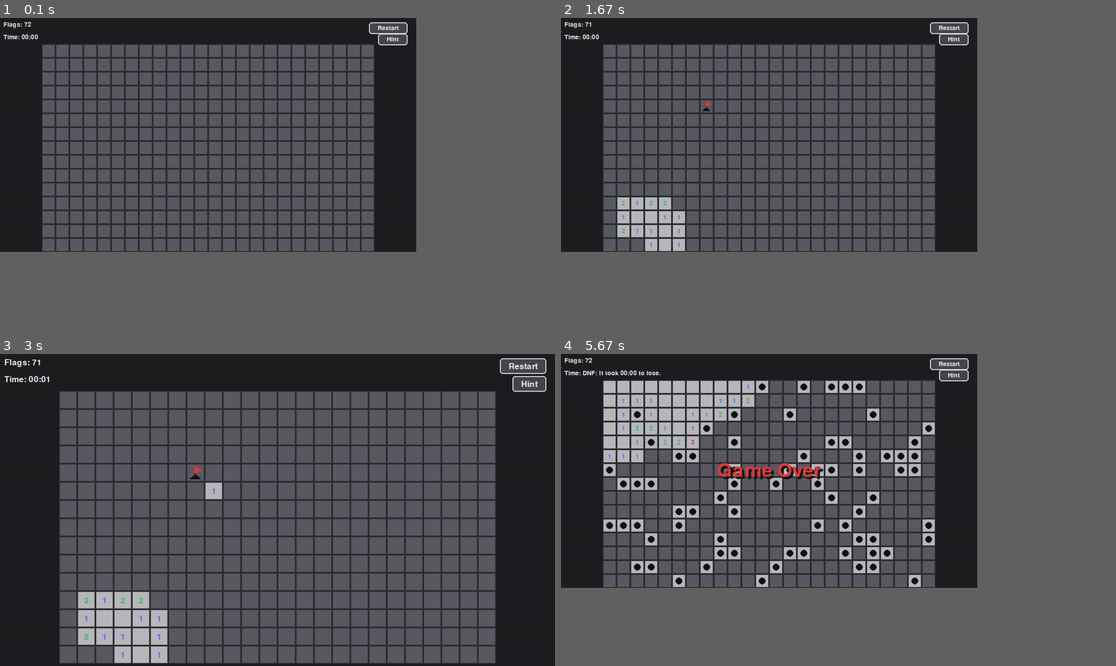
Above: before the commit, frames 1-4 (two rows, left to right).
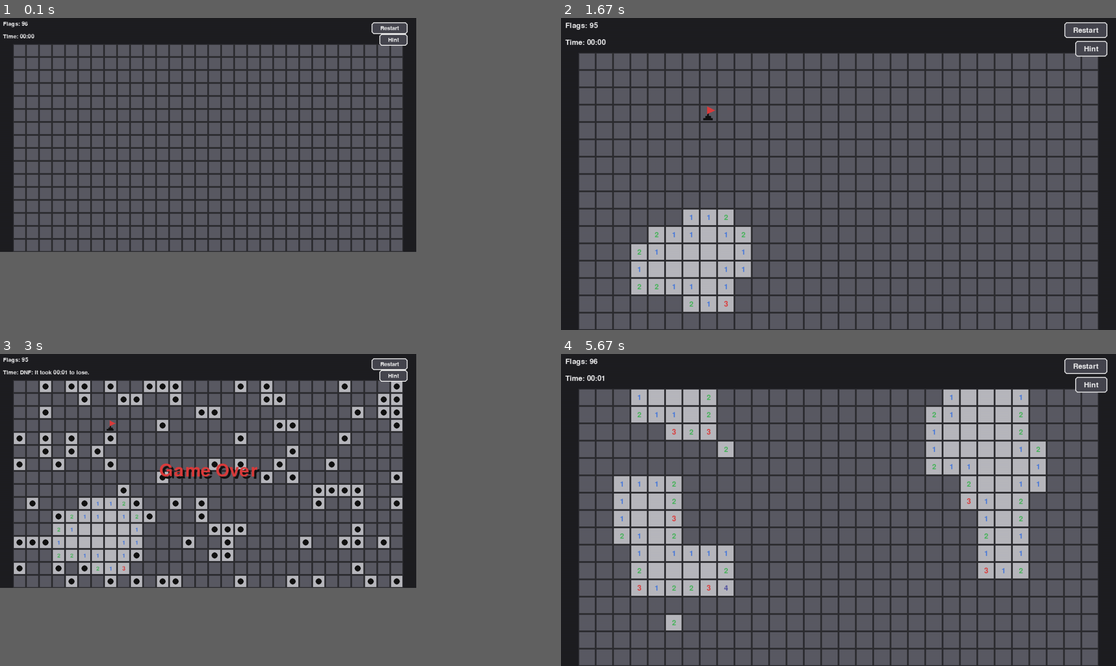
Above: after the commit, the same moments.

Repository: winandschaap/Mine_sweeper
Game: pygame game, started from main.py
Same seed, same stepped clock (60 frames per second), same inputs: the game is played once before the commit and once after it.
Inputs (mouse positions are in pixels of both pictures, inside the frame that each line leads up to):
- Up to frame 1 (0.1 s): no input
- Up to frame 2 (1.67 s): hold F11 0.33-0.8 s; tap F11 at 0.83 s; click (666, 245) at 1.22 s; right-click (705, 111) at 1.55 s
- Up to frame 3 (3 s): hold F11 1.83-2.3 s; click (205, 500) at 2.38 s
- Up to frame 4 (5.67 s): hold F11 3.17-3.63 s; click "Restart" at 3.72 s; click (955, 453) at 4.05 s; click (672, 403) at 4.38 s; click (705, 563) at 4.72 s; click (716, 453) at 5.05 s; click (672, 625) at 5.38 s
In our replay, in frame 2 the window is 900x506 before the commit and 1200x675 after it. These sizes can differ from the game's own. Grey fills any space a smaller window leaves; there, only what the larger window draws over its background counts as a difference.

The runs differ from the first frame. In frame 1, 21% of the frame differs, in the area x 0-74%, y 1-75%; in frame 2, 38%; in frame 3, 50%, in the area x 0-100%, y 0-100%; in frame 4, 48%.

Commit message:
Added rescaling of the playing window and the option to toggle full-screen mode with F11.

Diff:
--- a/game/board.py
+++ b/game/board.py
@@ -3,7 +3,6 @@
 from collections import deque
 from game.cell import Cell
 from game.types import Position, RevealResult
-
 
 class Board:
     _neighbor_caches: dict[
--- a/main.py
+++ b/main.py
@@ -3,9 +3,9 @@
 
 def main() -> None:
     game = PygameUI(
-        24,
-        15,
-        72    ,
+        30,
+        16,
+        96  ,
         no_check=False,
         fullscreen=False,
         window_scale=0.75,
--- a/ui/pygame_ui.py
+++ b/ui/pygame_ui.py
@@ -1,10 +1,37 @@
 import pygame
+import ctypes
+import ctypes.wintypes
 from game.game_state import GameState
 from game.types import GameStatus, Position
 from ui.buttons import create_restart_button, create_hint_button
-from ui.layout import create_layout, create_layout_for_window
+from ui.layout import create_layout, create_layout_for_window, Layout
 
 FPS = 60
+FULLSCREEN_TOGGLE_DEBOUNCE_MS = 750
+RESIZE_SUPPRESS_AFTER_TOGGLE_MS = 750
+WINDOW_POSITION_RESTORE_MS = 500
+SWP_NOSIZE = 0x0001
+SWP_NOZORDER = 0x0004
+
+USER32 = ctypes.WinDLL("user32", use_last_error=True)
+GET_WINDOW_RECT = getattr(USER32, "GetWindowRect")
+GET_WINDOW_RECT.argtypes = [
+    ctypes.wintypes.HWND,
+    ctypes.POINTER(ctypes.wintypes.RECT),
+]
+GET_WINDOW_RECT.restype = ctypes.wintypes.BOOL
+
+SET_WINDOW_POS = getattr(USER32, "SetWindowPos")
+SET_WINDOW_POS.argtypes = [
+    ctypes.wintypes.HWND,
+    ctypes.wintypes.HWND,
+    ctypes.c_int,
+    ctypes.c_int,
+    ctypes.c_int,
+    ctypes.c_int,
+    ctypes.wintypes.UINT,
+]
+SET_WINDOW_POS.restype = ctypes.wintypes.BOOL
 
 # Give RGB values for needed values
 BG = (30, 30, 35)
@@ -26,6 +53,63 @@
 
     display_info = pygame.display.Info()
     return display_info.current_w, display_info.current_h
+
+
+def get_desktop_size() -> tuple[int, int]:
+    if not pygame.display.get_init():
+        pygame.display.init()
+
+    desktop_sizes = pygame.display.get_desktop_sizes()
+    if desktop_sizes:
+        return desktop_sizes[0]
+
+    return get_display_size()
+
+
+def get_display_window_position() -> tuple[int, int] | None:
+    hwnd = pygame.display.get_wm_info().get("window")
+    if not hwnd:
+        return None
+
+    rect = ctypes.wintypes.RECT()
+    if not GET_WINDOW_RECT(hwnd, ctypes.byref(rect)):
+        return None
+
+    return rect.left, rect.top
+
+
+def clamp_window_position(
+        position: tuple[int, int],
+        window_size: tuple[int, int],
+) -> tuple[int, int]:
+    desktop_width, desktop_height = get_desktop_size()
+    window_width, window_height = window_size
+    max_x = max(0, desktop_width - window_width)
+    max_y = max(0, desktop_height - window_height)
+    x, y = position
+
+    return (
+        max(0, min(x, max_x)),
+        max(0, min(y, max_y)),
+    )
+
+
+def move_display_window(position: tuple[int, int]) -> None:
+    hwnd = pygame.display.get_wm_info().get("window")
+    if not hwnd:
+        return
+
+    x, y = position
+    SET_WINDOW_POS(
+        hwnd,
+        None,
+        x,
+        y,
+        0,
+        0,
+        SWP_NOSIZE | SWP_NOZORDER,
+    )
+
 
 class PygameUI:
     def __init__(
@@ -60,9 +144,22 @@
             requested_layout.window_width,
             requested_layout.window_height,
         )
+        self.windowed_position: tuple[int, int] | None = None
         self.no_check = no_check
         self.game = GameState(width, height, mine_count, self.no_check)
 
+        # Declare the variables, to be overwritten py self.apply_layout()
+        self.layout: Layout = Layout(1,1,1,1,1,1,1,1,1,1,1,1)
+        self.cell_size: int = 1
+        self.top_bar_height: int = 1
+        self.screen_width: int = 1
+        self.screen_height: int = 1
+
+        self.font = pygame.font.SysFont(None, 24)
+        self.big_font = pygame.font.SysFont(None, 48)
+        self.background_big_font = pygame.font.SysFont(None, 48)
+        self.buttons = []
+
         self.screen = self.create_display_surface()
         self.apply_layout()
 
@@ -70,13 +167,27 @@
 
         self.clock = pygame.time.Clock()
         self.running = True
+        self.last_fullscreen_toggle_ms = 0
+        self.ignore_resize_until_ms = 0
+        self.f11_is_down = False
+        self.restore_window_position: tuple[int, int] | None = None
+        self.restore_window_position_until_ms = 0
 
     def create_display_surface(self) -> pygame.Surface:
+        def set_mode(size: tuple[int, int], flags: int) -> pygame.Surface:
+            try:
+                return pygame.display.set_mode(size, flags, vsync=1)
+            except TypeError:
+                return pygame.display.set_mode(size, flags)
+
         if self.fullscreen:
-            return pygame.display.set_mode((0, 0), pygame.FULLSCREEN)
-
-        display_flags = pygame.RESIZABLE if self.resizable else 0
-        return pygame.display.set_mode(self.windowed_size, display_flags)
+            return set_mode((0, 0), pygame.FULLSCREEN | pygame.DOUBLEBUF)
+
+        display_flags = pygame.DOUBLEBUF
+        if self.resizable:
+            display_flags |= pygame.RESIZABLE
+
+        return set_mode(self.windowed_size, display_flags)
 
     def apply_layout(self) -> None:
         actual_width, actual_height = self.screen.get_size()
@@ -114,31 +225,92 @@
         ]
 
     def toggle_fullscreen(self) -> None:
-        if self.fullscreen:
-            self.fullscreen = False
-            self.screen = self.create_display_surface()
-        else:
-            self.windowed_size = self.screen.get_size()
-            self.fullscreen = True
-            self.screen = self.create_display_surface()
-
-        self.apply_layout()
+        now = pygame.time.get_ticks()
+        if now - self.last_fullscreen_toggle_ms < FULLSCREEN_TOGGLE_DEBOUNCE_MS:
+            return
+
+        if self.restore_window_position is not None:
+            return
+
+        self.last_fullscreen_toggle_ms = now
+        self.ignore_resize_until_ms = now + RESIZE_SUPPRESS_AFTER_TOGGLE_MS
+        previous_fullscreen = self.fullscreen
+        previous_windowed_size = self.windowed_size
+        previous_windowed_position = self.windowed_position
+        previous_screen = self.screen
+
+        try:
+            if self.fullscreen:
+                self.fullscreen = False
+                self.screen = self.create_display_surface()
+                if self.windowed_position is not None:
+                    restored_position = clamp_window_position(
+                        self.windowed_position,
+                        self.windowed_size,
+                    )
+                    self.windowed_position = restored_position
+                    move_display_window(restored_position)
+                    self.restore_window_position = restored_position
+                    self.restore_window_position_until_ms = (
+                        now + WINDOW_POSITION_RESTORE_MS
+                    )
+            else:
+                self.windowed_size = self.screen.get_size()
+                windowed_position = get_display_window_position()
+                if windowed_position is not None:
+                    self.windowed_position = clamp_window_position(
+                        windowed_position,
+                        self.windowed_size,
+                    )
+                self.fullscreen = True
+                self.screen = self.create_display_surface()
+
+            self.apply_layout()
+        except (pygame.error, RuntimeError):
+            self.fullscreen = previous_fullscreen
+            self.windowed_size = previous_windowed_size
+            self.windowed_position = previous_windowed_position
+            self.screen = previous_screen
+            self.apply_layout()
 
     def resize_window(self, size: tuple[int, int]) -> None:
         if self.fullscreen:
             return
 
-        self.windowed_size = size
-        self.screen = self.create_display_surface()
-        self.apply_layout()
+        if pygame.time.get_ticks() < self.ignore_resize_until_ms:
+            return
+
+        previous_windowed_size = self.windowed_size
+        previous_windowed_position = self.windowed_position
+
+        try:
+            actual_size = self.screen.get_size()
+            self.windowed_size = actual_size if actual_size != (0, 0) else size
+            self.windowed_position = get_display_window_position()
+            self.apply_layout()
+        except (pygame.error, RuntimeError):
+            self.windowed_size = previous_windowed_size
+            self.windowed_position = previous_windowed_position
 
     def run(self) -> None:
         while self.running:
             self.clock.tick(FPS)
             self.handle_events()
+            self.restore_pending_window_position()
             self.draw()
 
         pygame.quit()
+
+    def restore_pending_window_position(self) -> None:
+        if self.restore_window_position is None:
+            return
+
+        now = pygame.time.get_ticks()
+        if now > self.restore_window_position_until_ms:
+            self.restore_window_position = None
+            return
+
+        move_display_window(self.restore_window_position)
 
     def handle_events(self) -> None:
         for event in pygame.event.get():
@@ -149,10 +321,16 @@
                 if event.key == pygame.K_ESCAPE:
                     self.game.reset()
                 elif event.key == pygame.K_F11:
-                    self.toggle_fullscreen()
+                    if not self.f11_is_down:
+                        self.f11_is_down = True
+                        self.toggle_fullscreen()
                 elif event.key == pygame.K_h:
                     if self.game.status == GameStatus.RUNNING:
                         self.game.toggle_hint()
+
+            elif event.type == pygame.KEYUP:
+                if event.key == pygame.K_F11:
+                    self.f11_is_down = False
 
             elif event.type == pygame.VIDEORESIZE:
                 if self.resizable:
@@ -325,7 +503,7 @@
         layer2_x, layer2_y = rect.left + (3*self.cell_size)//9, rect.top + (6*self.cell_size)//9
 
         pole_width, pole_height = self.cell_size // 9, (6 * self.cell_size) // 9
-        layer_height = self.cell_size // 9
+        layer_height = self.cell_size // 9 + 1
         layer1_width = (5 * self.cell_size) // 9
         layer2_width = (3 * self.cell_size) // 9
 
